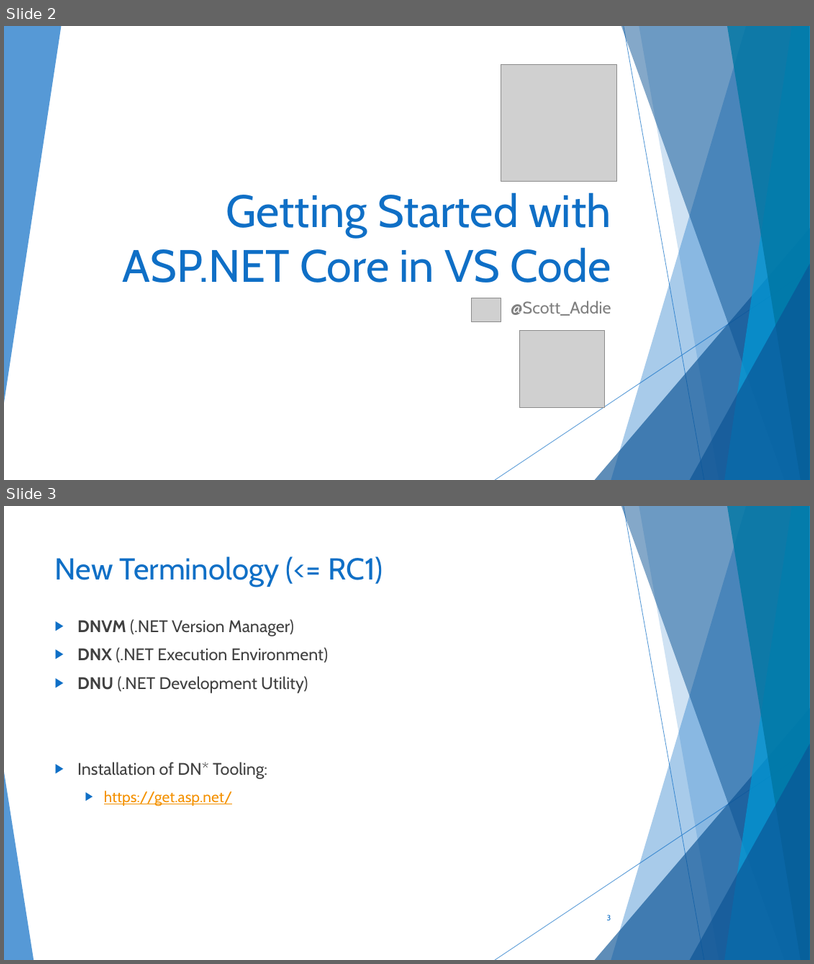
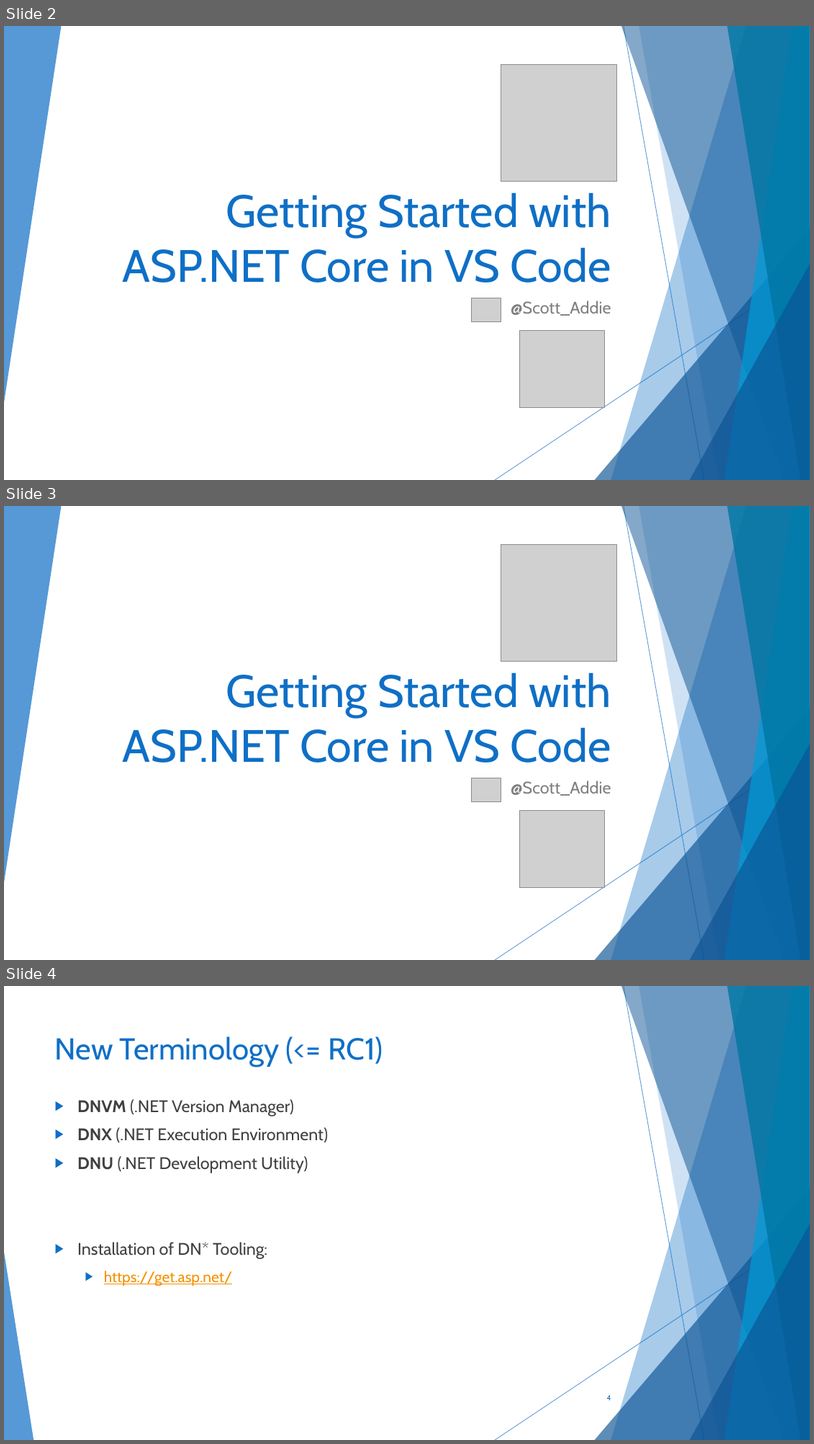
Before and after one commit to scottaddie/slide-decks, a slide deck: Getting Started with ASP.NET Core 1.0 in VS Code - CCC.pptx. Shown one above the other, each under a label of ours: slides 2 and 3 before the commit, slides 2, 3 and 4 after it. The pictures are 814x964 and 814x1444 pixels, drawn with LibreOffice and Linux fonts; fonts in the diff are those of the drawing; grey boxes stand for pictures. Boxes give left, top, right and bottom in pixels: in the first picture for what was removed or moved away, otherwise in the second. Text is boxed around its words. In the diff, an @@ line names an element or a change of style, - is before the commit and + after.

Commit message:
Updated CCC slide deck

```diff
--- a/Getting Started with ASP.NET Core 1.0 in VS Code - CCC.pptx
+++ b/Getting Started with ASP.NET Core 1.0 in VS Code - CCC.pptx
@@ slide 3 added at bbox=[4, 506, 810, 960], background #FFFFFF; not listed: 10 template elements that a slide beside it also shows @@
@@ picture added at bbox=[502, 545, 618, 662] @@
@@ title added at bbox=[123, 672, 612, 762], 54 pt, text #0F6FC6 @@
+Getting Started with ASP.NET Core in VS Code
@@ picture added at bbox=[471, 777, 502, 801] @@
@@ subtitle added at bbox=[511, 780, 612, 795], 20 pt, text #808080 @@
+@Scott_Addie
@@ picture added at bbox=[520, 811, 605, 887] @@
@@ what was slide 3 is now slide 4 @@
@@ page number at bbox=[607, 1394, 612, 1400]: text changed @@
-3
+4
```
